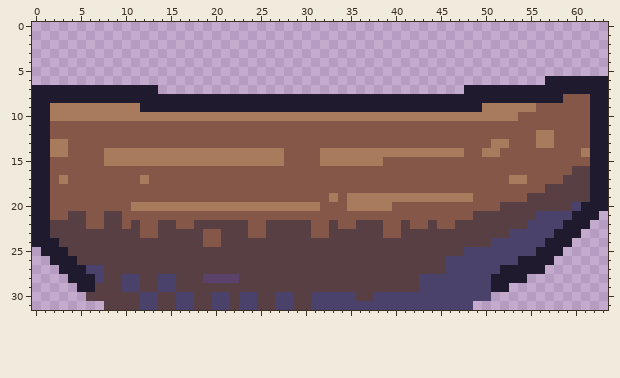
Two versions of one pixel-art sprite, res/img/boat.png. The picture above was drawn from the file before the commit.
The file is 64x32 pixels.
The result:
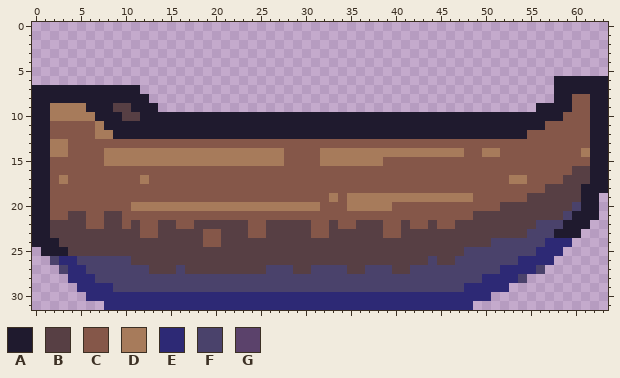
Palette (. is transparent): A #1f1a2e  B #573f44  C #855749  D #a77b5b  E #2d2975  F #4a426b  G #5b426b
What changed:
The author changed colour B to colour A in rows 18 to 19 at x 61.
The author changed colour C to colour A in row 8 at x 59; in row 9 at x 56 to 59; in row 10 at x 54 to 58; in row 11 at x 8 to 56; in row 12 at x 9 to 54.
The author changed colour D to colour A in row 9 at x 6 to 8 and 11; in row 10 at x 7 to 9 and 12 to 53.
The author changed colour D to colour B in row 9 at x 9 to 10; in row 10 at x 10 to 11.
The author changed colour F to colour B in row 21 at x 56 to 58; in row 22 at x 55; in row 23 at x 53 to 54; in row 26 at x 46.
The author changed colour D to colour C in row 12 at x 56 to 57; in row 13 at x 51 to 52 and 56 to 57.
The author changed colour C to colour D in row 11 at x 7; in row 12 at x 7 to 8.
The author changed colour A to colour E in row 24 at x 57 to 59; in row 25 at x 56 to 58; in row 26 at x 3 to 4 and 54 to 57; in row 27 at x 4 to 5 and 52 to 55; in row 28 at x 4 to 6 and 51 to 53; in row 29 at x 5 to 6 and 51 to 52.
The author changed colour B to colour E in row 29 at x 7 to 8; in row 30 at x 6 to 11, 14 to 15, 18 to 19, 22, 25 to 26, 29 to 30 and 36 to 37; in row 31 at x 8 to 11, 14 to 15, 18 to 19, 22, 25 to 26 and 29 to 30.
The author changed colour F to colour E in row 28 at x 50; in row 29 at x 48 to 50; in row 30 at x 12 to 13, 16 to 17, 20 to 21, 23 to 24, 27 to 28, 31 to 35 and 38 to 50; in row 31 at x 12 to 13, 16 to 17, 20 to 21, 23 to 24, 27 to 28 and 31 to 48.
The author changed colour A to colour F in row 26 at x 2; in row 27 at x 3 and 56; in row 28 at x 54.
The author changed colour B to colour F in row 26 at x 5 to 10 and 44; in row 27 at x 8 to 12, 16, 26 to 28, 31 to 34, 37 to 39 and 42 to 45; in row 28 at x 8 to 9, 12 to 13, 16 to 18 and 23 to 42; in row 29 at x 9, 12 to 13 and 16 to 42.
The author changed colour G to colour F in row 28 at x 19 to 22.
The author cleared colour A in row 6 at x 57; in row 7 at x 12 to 13 and 48 to 57; in row 8 at x 13 to 57; in row 9 at x 14 to 49; in rows 19 to 20 at x 63.
The author cleared colour D in row 9 at x 50 to 55.
